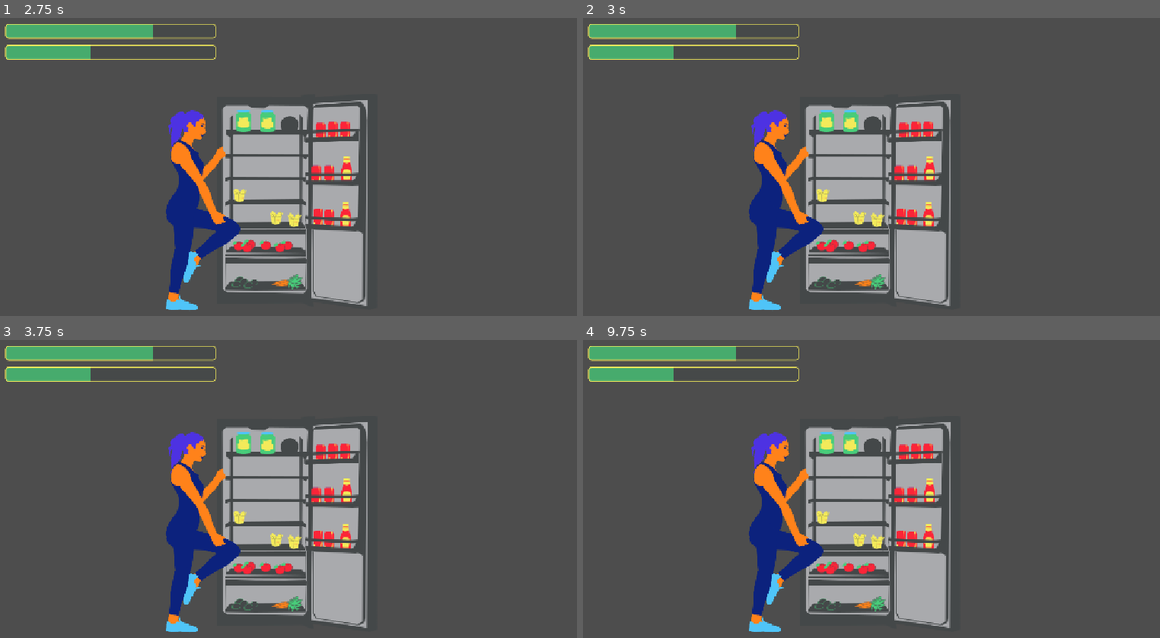
Above: before the commit, frames 1-4 (two rows, left to right).
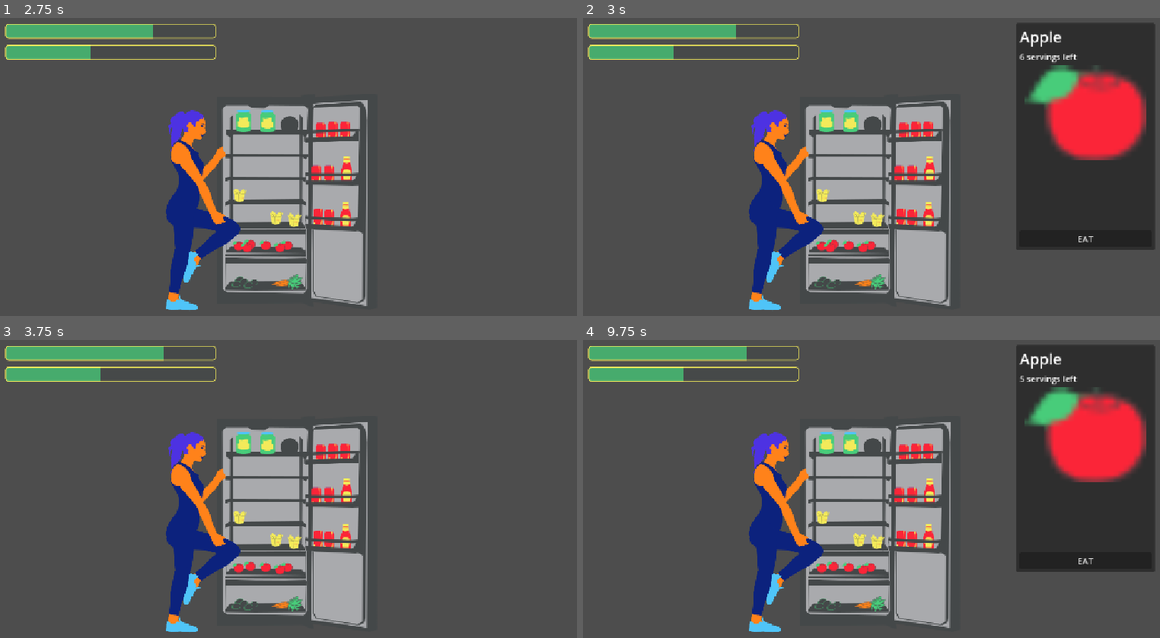
Above: after the commit, the same moments.

Repository: local-minimum/The-Vicious-Cycle
Game: Godot game, scene res://levels/eating/eating.tscn
Same seed, same stepped clock (60 frames per second), same inputs: the game is played once before the commit and once after it. This scene is started directly instead of the project's main scene.
Inputs (mouse positions are in pixels of both pictures, inside the frame that each line leads up to):
- Up to frame 1 (2.75 s): tap Enter at 0.5, 2 s; move the mouse to (421, 155) at 0.52 s; hold D (pedal_right) 0.53-1.28 s; click (421, 155) at 0.67 s; tap Space at 1.25 s; move the mouse to (167, 190) at 1.27 s; hold A (pedal_left) 1.28-2.03 s; click (167, 190) at 1.42 s; move the mouse to (351, 98) at 2.02 s; hold D (pedal_right) from 2.03 s (still down); click (351, 98) at 2.17 s
- Up to frame 2 (3 s): keep holding D (pedal_right); tap Space at 2.75 s; move the mouse to (842, 241) at 2.77 s; click (842, 241) at 2.92 s
- Up to frame 3 (3.75 s): release D (pedal_right) at 3.5 s; click (501, 560) at 3.5 s, where only the run after the commit has a clickable "EAT"
- Up to frame 4 (9.75 s): tap Enter at 4.25 s; move the mouse to (1056, 545) at 4.27 s; hold A (pedal_left) 4.28-6.53 s; click (1056, 545) at 4.42 s; tap Space at 5 s; move the mouse to (686, 444) at 5.02 s; click (686, 444) at 5.17 s; move the mouse to (900, 494) at 5.77 s; click (900, 494) at 5.92 s; move the mouse to (779, 408) at 6.52 s; hold D (pedal_right) 6.53-8.78 s; click (779, 408) at 6.67 s; move the mouse to (1004, 477) at 7.27 s; click (1004, 477) at 7.42 s; move the mouse to (750, 512) at 8.02 s; click (750, 512) at 8.17 s; move the mouse to (934, 420) at 8.77 s; hold A (pedal_left) from 8.78 s (still down); click (934, 420) at 8.92 s; move the mouse to (842, 563) at 9.52 s; click (842, 563) at 9.67 s

Frame 1 is identical in both runs. In frame 2, 18% of the frame differs, in the area x 75-99%, y 2-78%; in frame 3, 0.2%; in frame 4, 18%, in the area x 15-99%, y 2-79%.

Commit message:
First eating

Diff:
--- a/autoload/signal_bus.gd
+++ b/autoload/signal_bus.gd
@@ -5,3 +5,8 @@
 signal on_start_exercise()
 signal on_exercise(amount: float)
 signal on_exercise_no_calories()
+
+signal on_start_eating()
+signal on_inspect_food(food: Food2D, servings: int, on_eat: Callable)
+signal on_stop_inspect_food()
+signal on_eat(food: Food2D)
--- /dev/null
+++ b/levels/eating/food2d.gd
@@ -0,0 +1,7 @@
+extends Resource
+class_name Food2D
+
+@export var name: String
+@export var icon: Texture2D
+@export var calories: float
+@export var happiness: float
--- /dev/null
+++ b/levels/eating/food_group.gd
@@ -0,0 +1,45 @@
+extends Area2D
+class_name FoodGroup
+
+@export var pieces: Array[Node2D]
+@export var food: Food2D
+
+static var _focus_food: FoodGroup
+var _clicked_focus: bool
+
+func _on_input_event(_viewport: Node, event: InputEvent, _shape_idx: int) -> void:
+    if event is InputEventMouseButton:
+        var m_event: InputEventMouseButton = event
+        if m_event.button_index != MOUSE_BUTTON_LEFT:
+            return
+    else:
+        return
+
+    if _focus_food == self:
+        _clicked_focus = true
+    else:
+        _focus_food = self
+        _clicked_focus = true
+        __SignalBus.on_inspect_food.emit(food, pieces.size(), _handle_eat)
+
+func _on_mouse_entered() -> void:
+    if _focus_food != self:
+        _clicked_focus = false
+
+    if _focus_food == null:
+        _focus_food = self
+        __SignalBus.on_inspect_food.emit(food, pieces.size(), _handle_eat)
+
+func _handle_eat() -> void:
+    _clicked_focus = false
+    _focus_food = null
+    var p: Node2D = pieces.pop_front()
+    if p != null:
+        p.queue_free()
+        __SignalBus.on_eat.emit(food)
+
+func _on_mouse_exited() -> void:
+    if !_clicked_focus && _focus_food == self:
+        _clicked_focus = false
+        _focus_food = null
+        __SignalBus.on_stop_inspect_food.emit()
--- a/levels/eating/fridge.tscn
+++ b/levels/eating/fridge.tscn
@@ -19,6 +19,19 @@
 [ext_resource type="Texture2D" uid="uid://b553vk0s70516" path="res://levels/eating/apple.png" id="15_i2nxg"]
 [ext_resource type="Texture2D" uid="uid://3f22iiey6le6" path="res://levels/eating/takeaway.png" id="18_7rs3b"]
 [ext_resource type="Texture2D" uid="uid://dnasylbfxf7da" path="res://levels/eating/pickles.png" id="19_jk041"]
+[ext_resource type="Script" uid="uid://d3lrehfhxetvy" path="res://levels/eating/food_group.gd" id="20_jdlei"]
+[ext_resource type="Script" uid="uid://dcdj2nmfgbh70" path="res://levels/eating/food2d.gd" id="21_s73pw"]
+
+[sub_resource type="Resource" id="Resource_jdlei"]
+script = ExtResource("21_s73pw")
+name = "Apple"
+icon = ExtResource("15_i2nxg")
+calories = 5.0
+happiness = 5.0
+metadata/_custom_type_script = "uid://dcdj2nmfgbh70"
+
+[sub_resource type="RectangleShape2D" id="RectangleShape2D_kjfgv"]
+size = Vector2(141.5, 31)
 
 [node name="Fridge" type="Node2D" unique_id=56752052]
 
@@ -193,3 +206,17 @@
 [node name="Pickles2" type="Sprite2D" parent="." unique_id=40970068]
 position = Vector2(-57, -152)
 texture = ExtResource("19_jk041")
+
+[node name="Apple Shelf" type="Area2D" parent="." unique_id=159970441 node_paths=PackedStringArray("pieces")]
+position = Vector2(-65, 89)
+script = ExtResource("20_jdlei")
+pieces = [NodePath("../Apple3"), NodePath("../Apple2"), NodePath("../Apple5"), NodePath("../Apple4"), NodePath("../Apple"), NodePath("../Apple6")]
+food = SubResource("Resource_jdlei")
+
+[node name="CollisionShape2D" type="CollisionShape2D" parent="Apple Shelf" unique_id=1945107850]
+position = Vector2(2.25, -9)
+shape = SubResource("RectangleShape2D_kjfgv")
+
+[connection signal="input_event" from="Apple Shelf" to="Apple Shelf" method="_on_input_event"]
+[connection signal="mouse_entered" from="Apple Shelf" to="Apple Shelf" method="_on_mouse_entered"]
+[connection signal="mouse_exited" from="Apple Shelf" to="Apple Shelf" method="_on_mouse_exited"]
--- /dev/null
+++ b/ui/eating_option_panel.gd
@@ -0,0 +1,47 @@
+extends PanelContainer
+
+@export var title: Label
+@export var count: Label
+@export var icon: TextureRect
+@export var calory_icon: TextureRect
+@export var happiness_icon: TextureRect
+@export var eat_btn: Button
+
+func _enter_tree() -> void:
+    if __SignalBus.on_start_eating.connect(_handle_start_eating) != OK:
+        push_error("Could not connect start eating")
+    if __SignalBus.on_inspect_food.connect(_handle_inspect_food) != OK:
+        push_error("Failed to connect inspect food")
+    if __SignalBus.on_stop_inspect_food.connect(_handle_stop_inpsect_food) != OK:
+        push_error("Failed to connect stop inspect food")
+    if eat_btn.pressed.connect(_btn_callback) != OK:
+        push_error("Failed to connect eat button")
+
+func _ready() -> void:
+    visible = false
+
+func _handle_stop_inpsect_food() -> void:
+    visible = false
+
+func _handle_start_eating() -> void:
+    visible = true
+
+var _food: Food2D
+var _eat_callback: Callable = _no_callback
+
+func _handle_inspect_food(food: Food2D, servings: int, on_eat: Callable) -> void:
+    _food = food
+    _eat_callback = on_eat
+    title.text = food.name
+    count.text = "%s servings left" % [servings]
+    icon.texture = food.icon
+    icon.visible = food.icon != null
+    eat_btn.disabled = servings < 1
+    visible = true
+
+func _no_callback() -> void:
+    push_warning("Tried to eat nothing")
+
+func _btn_callback() -> void:
+    _eat_callback.call()
+    visible = false
--- a/ui/status_bars.gd
+++ b/ui/status_bars.gd
@@ -13,6 +13,8 @@
         push_error("Failed to connect exercise")
     if __SignalBus.on_start_exercise.connect(_handle_start_exercies) != OK:
         push_error("Failed to connect start exercise")
+    if __SignalBus.on_eat.connect(_handle_eat) != OK:
+        push_error("Failed to connect eat")
 
 func _ready() -> void:
     calories_bar.value = calories
@@ -26,6 +28,12 @@
     calories_bar.value = calories
     if calories == 0:
         __SignalBus.on_exercise_no_calories.emit()
+
+func _handle_eat(food: Food2D) -> void:
+    calories = clampf(calories + food.calories, 0.0, 100.0)
+    calories_bar.value = calories
+    happiness = clampf(happiness + food.happiness, 0.0, 100.0)
+    happiness_bar.value = happiness
 
 func _process(delta: float) -> void:
     if !convert_calories_to_happiness:
--- a/ui/ui.tscn
+++ b/ui/ui.tscn
@@ -3,6 +3,11 @@
 [ext_resource type="Script" uid="uid://djjsoha3o4wd7" path="res://ui/status_bars.gd" id="1_wl5ax"]
 [ext_resource type="Texture2D" uid="uid://chkakvssut55y" path="res://ui/barBG.png" id="2_vkava"]
 [ext_resource type="Texture2D" uid="uid://c2sxoxmt275yf" path="res://ui/barFG.png" id="3_tf0e0"]
+[ext_resource type="Script" uid="uid://dlg6vt0u2fdul" path="res://ui/eating_option_panel.gd" id="4_vkava"]
+[ext_resource type="Texture2D" uid="uid://c48nxn7jlsqqk" path="res://levels/eating/carrot.png" id="5_tf0e0"]
+
+[sub_resource type="LabelSettings" id="LabelSettings_kjfgv"]
+font_size = 29
 
 [node name="UI" type="CanvasLayer" unique_id=355930785]
 
@@ -40,3 +45,65 @@
 value = 40.0
 texture_under = ExtResource("2_vkava")
 texture_progress = ExtResource("3_tf0e0")
+
+[node name="Eating Option Panel" type="PanelContainer" parent="MarginContainer" unique_id=867639480 node_paths=PackedStringArray("title", "count", "icon", "calory_icon", "happiness_icon", "eat_btn")]
+layout_mode = 2
+size_flags_horizontal = 8
+size_flags_vertical = 0
+script = ExtResource("4_vkava")
+title = NodePath("MarginContainer/Eating Option/Food Title")
+count = NodePath("MarginContainer/Eating Option/Count")
+icon = NodePath("MarginContainer/Eating Option/MarginContainer/Food Icon")
+calory_icon = NodePath("MarginContainer/Eating Option/HBoxContainer/Calories")
+happiness_icon = NodePath("MarginContainer/Eating Option/HBoxContainer/Happiness")
+eat_btn = NodePath("MarginContainer/Eating Option/Eat Btn")
+
+[node name="MarginContainer" type="MarginContainer" parent="MarginContainer/Eating Option Panel" unique_id=2077980113]
+layout_mode = 2
+theme_override_constants/margin_left = 6
+theme_override_constants/margin_top = 6
+theme_override_constants/margin_right = 6
+theme_override_constants/margin_bottom = 6
+
+[node name="Eating Option" type="VBoxContainer" parent="MarginContainer/Eating Option Panel/MarginContainer" unique_id=426014618]
+custom_minimum_size = Vector2(250, 0)
+layout_mode = 2
+size_flags_horizontal = 8
+size_flags_vertical = 0
+theme_override_constants/separation = 6
+
+[node name="Food Title" type="Label" parent="MarginContainer/Eating Option Panel/MarginContainer/Eating Option" unique_id=1833648989]
+layout_mode = 2
+text = "Eggs"
+label_settings = SubResource("LabelSettings_kjfgv")
+
+[node name="Count" type="Label" parent="MarginContainer/Eating Option Panel/MarginContainer/Eating Option" unique_id=237652839]
+layout_mode = 2
+text = "Servings: 7/7"
+
+[node name="MarginContainer" type="MarginContainer" parent="MarginContainer/Eating Option Panel/MarginContainer/Eating Option" unique_id=2130428200]
+layout_mode = 2
+theme_override_constants/margin_left = 10
+theme_override_constants/margin_top = 0
+theme_override_constants/margin_right = 10
+
+[node name="Food Icon" type="TextureRect" parent="MarginContainer/Eating Option Panel/MarginContainer/Eating Option/MarginContainer" unique_id=239406265]
+layout_mode = 2
+texture = ExtResource("5_tf0e0")
+expand_mode = 5
+
+[node name="HBoxContainer" type="HBoxContainer" parent="MarginContainer/Eating Option Panel/MarginContainer/Eating Option" unique_id=1124830613]
+custom_minimum_size = Vector2(0, 120)
+layout_mode = 2
+
+[node name="Calories" type="TextureRect" parent="MarginContainer/Eating Option Panel/MarginContainer/Eating Option/HBoxContainer" unique_id=1782403156]
+layout_mode = 2
+size_flags_horizontal = 0
+
+[node name="Happiness" type="TextureRect" parent="MarginContainer/Eating Option Panel/MarginContainer/Eating Option/HBoxContainer" unique_id=194204367]
+layout_mode = 2
+size_flags_horizontal = 10
+
+[node name="Eat Btn" type="Button" parent="MarginContainer/Eating Option Panel/MarginContainer/Eating Option" unique_id=1386700209]
+layout_mode = 2
+text = "EAT"
Not shown, added: levels/eating/food2d.gd.uid
Not shown, added: levels/eating/food_group.gd.uid
Not shown, added: ui/eating_option_panel.gd.uid
